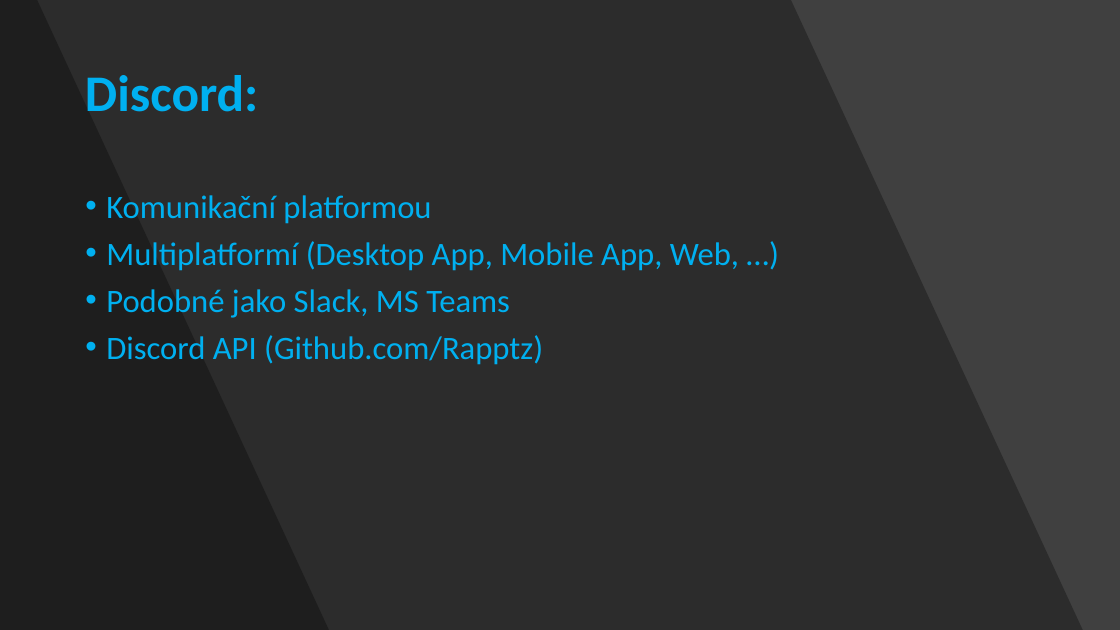
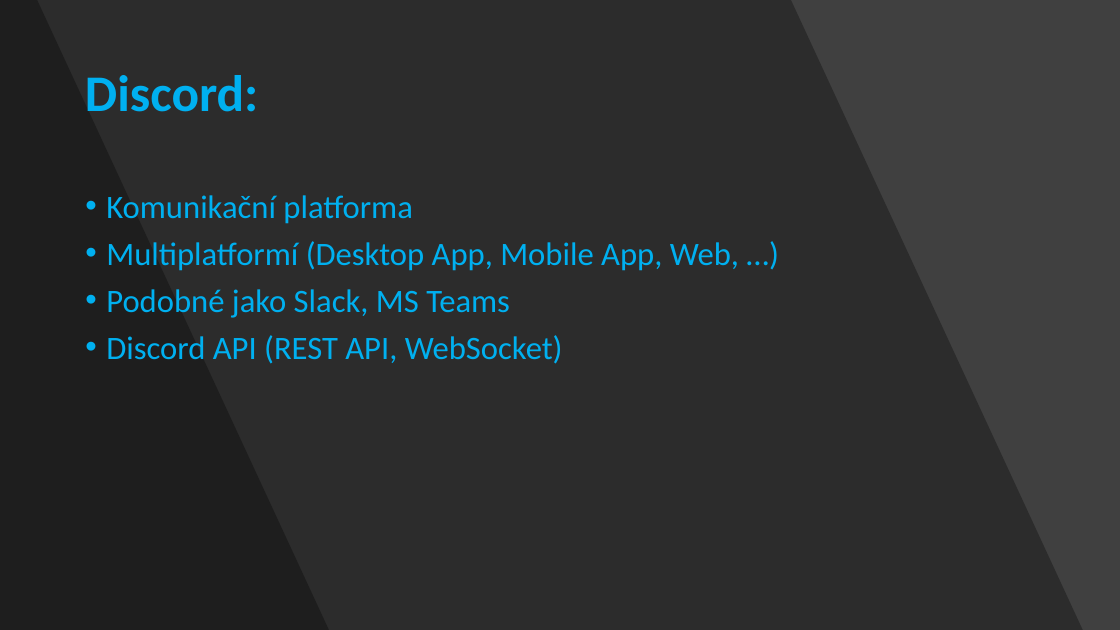
Before and after one commit to Fortex365/DiscordBot, a slide deck: slide 3 of Bot na platformě Discord.pptx. Drawn at 1120x630 pixels with LibreOffice and Linux fonts; fonts in the diff are those of the drawing. Boxes give left, top, right and bottom in pixels: in the first picture for what was removed or moved away, otherwise in the second. Text is boxed around its words. In the diff, an @@ line names an element or a change of style, - is before the commit and + after.

```diff
--- a/Bot na platformě Discord.pptx
+++ b/Bot na platformě Discord.pptx
@@ text at [106, 195, 413, 224]: text changed @@
-• Komunikační platformou
+• Komunikační platforma
@@ text at [106, 335, 563, 364]: text changed @@
-• Discord API (Github.com/Rapptz)
+• Discord API (REST API, WebSocket)
```
Also in this commit, not shown: 8 other slides changed, 6 slides added, 8 slides removed, 1 other file.
